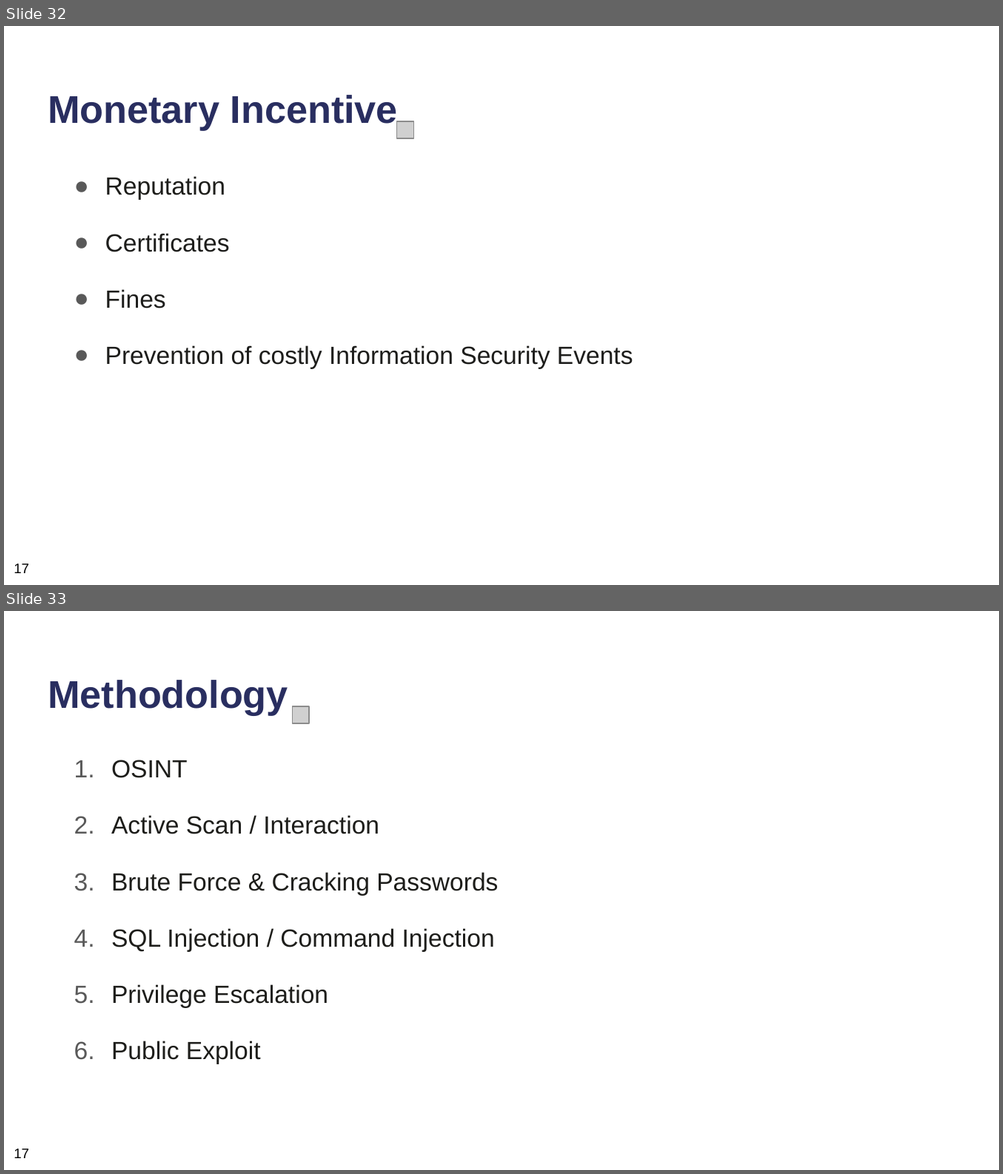
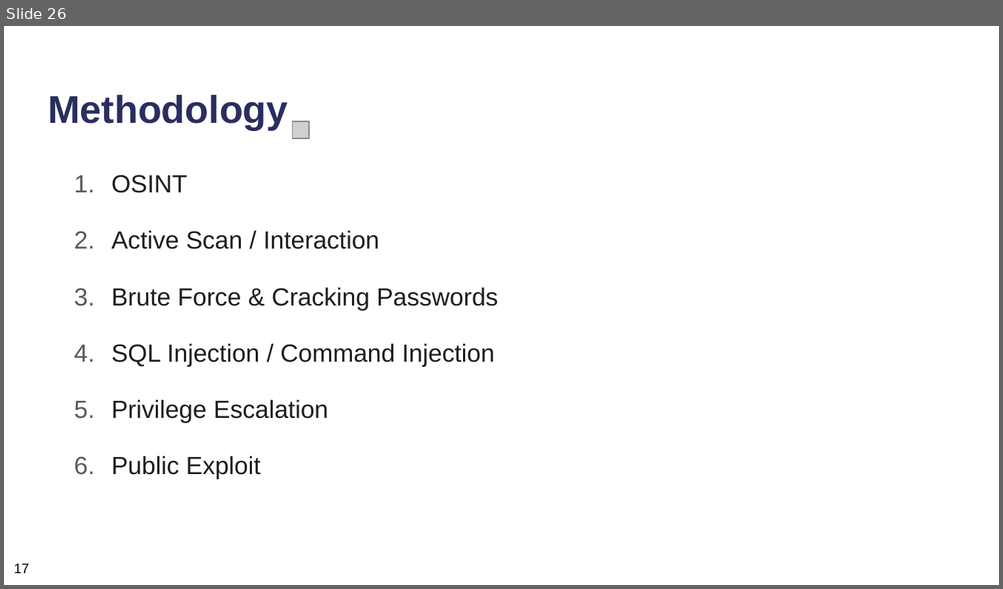
Before and after one commit to neubert-simon/auv-final-report, a slide deck: Final Presentation/ICS_Praesentationsfolien.pptx. Shown one above the other, each under a label of ours: slides 32 and 33 before the commit, slide 26 after it. The pictures are 1003x1174 and 1003x589 pixels, drawn with LibreOffice and Linux fonts; fonts in the diff are those of the drawing; grey boxes stand for pictures. Boxes give left, top, right and bottom in pixels: in the first picture for what was removed or moved away, otherwise in the second. Text is boxed around its words. In the diff, an @@ line names an element or a change of style, - is before the commit and + after.

```diff
--- a/Final Presentation/ICS_Praesentationsfolien.pptx
+++ b/Final Presentation/ICS_Praesentationsfolien.pptx
@@ slide 32 removed at (4,26,999,585), background #FFFFFF @@
@@ title removed at (48,95,398,130) @@
-Monetary Incentive
@@ picture removed at (397,121,414,138) @@
@@ text removed at (105,176,633,369) @@
-● Reputation
-● Certificates
-● Fines
-● Prevention of costly Information Security Events
@@ text removed at (14,564,29,574) @@
-17
@@ what was slide 33 is now slide 26 @@
```
Also in this commit, not shown: 13 slides changed, 5 slides added, 9 other slides removed.
